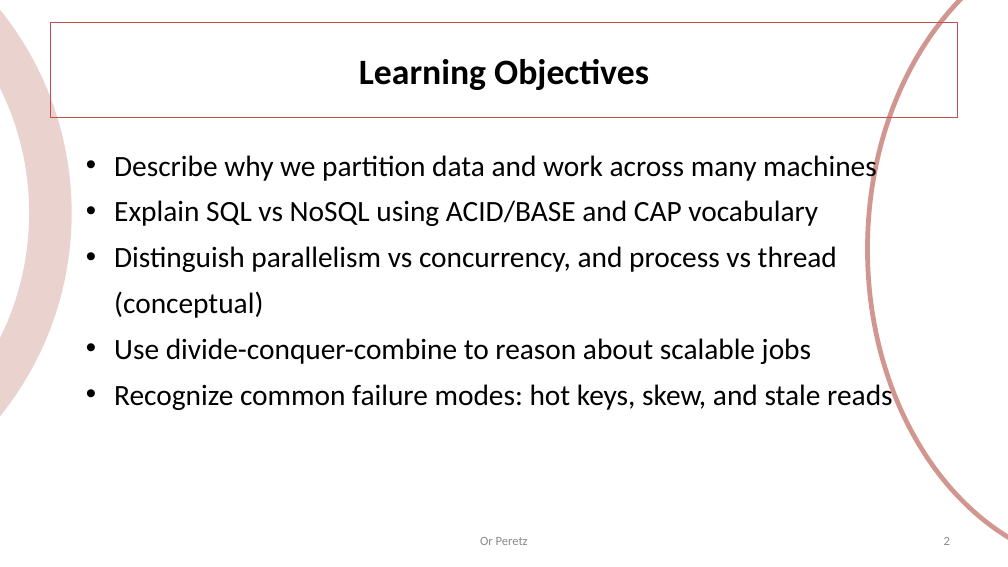
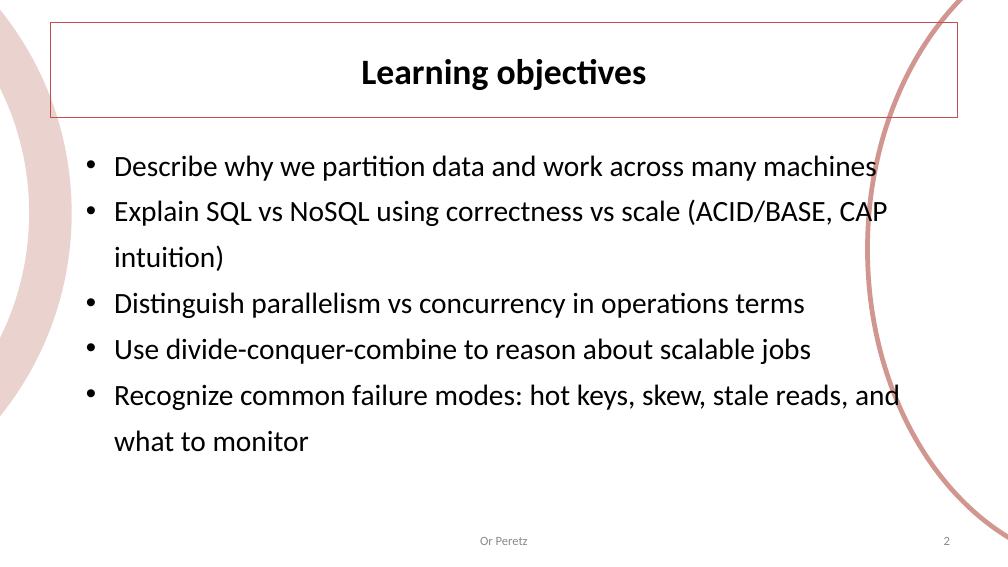
Before and after one commit to OrPerets/data-engineering-course, a slide deck: slide 2 of build/03-distributed-dbs.pptx. Drawn at 1008x567 pixels with LibreOffice and Linux fonts; fonts in the diff are those of the drawing. Boxes give left, top, right and bottom in pixels: in the first picture for what was removed or moved away, otherwise in the second. Text is boxed around its words. In the diff, an @@ line names an element or a change of style, - is before the commit and + after.

```diff
--- a/build/03-distributed-dbs.pptx
+++ b/build/03-distributed-dbs.pptx
@@ title at (361, 59, 647, 90): text changed @@
-Learning Objectives
+Learning objectives
@@ text at (114, 197, 888, 318): text changed @@
-• Explain SQL vs NoSQL using ACID/BASE and CAP vocabulary
-• Distinguish parallelism vs concurrency, and process vs thread (conceptual)
+• Explain SQL vs NoSQL using correctness vs scale (ACID/BASE, CAP intuition)
+• Distinguish parallelism vs concurrency in operations terms
@@ text at (114, 380, 900, 452): text changed @@
-• Recognize common failure modes: hot keys, skew, and stale reads
+• Recognize common failure modes: hot keys, skew, stale reads, and what to monitor
```
Also in this commit, not shown: 13 other slides changed, 24 slides added, 16 slides removed, 24 other files.
